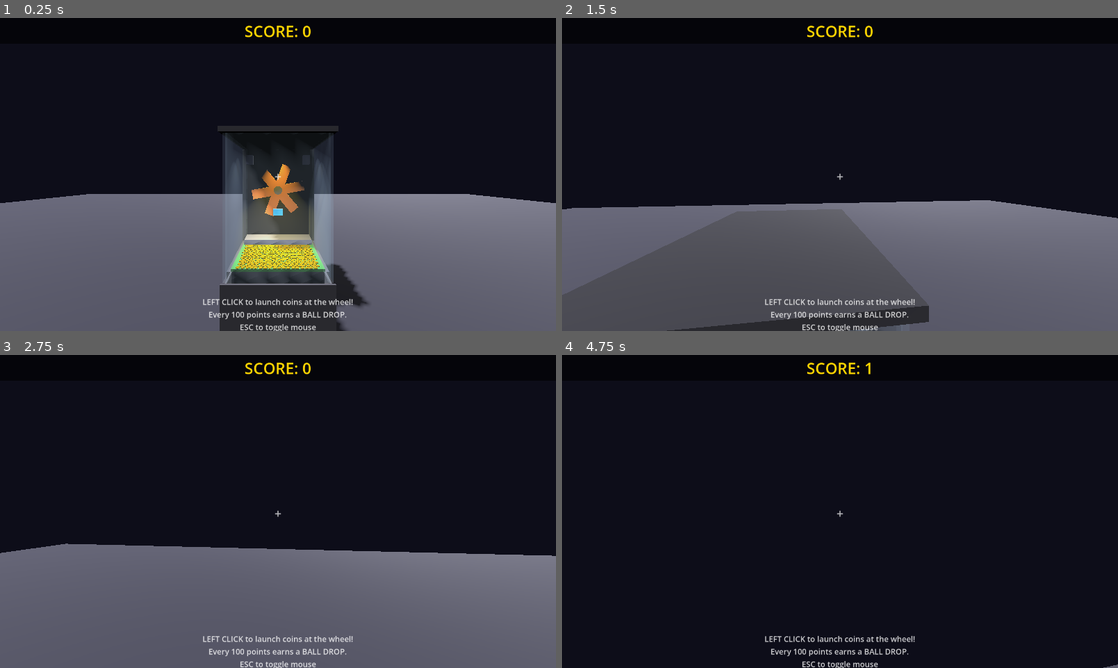
Above: before the commit, frames 1-4 (two rows, left to right).
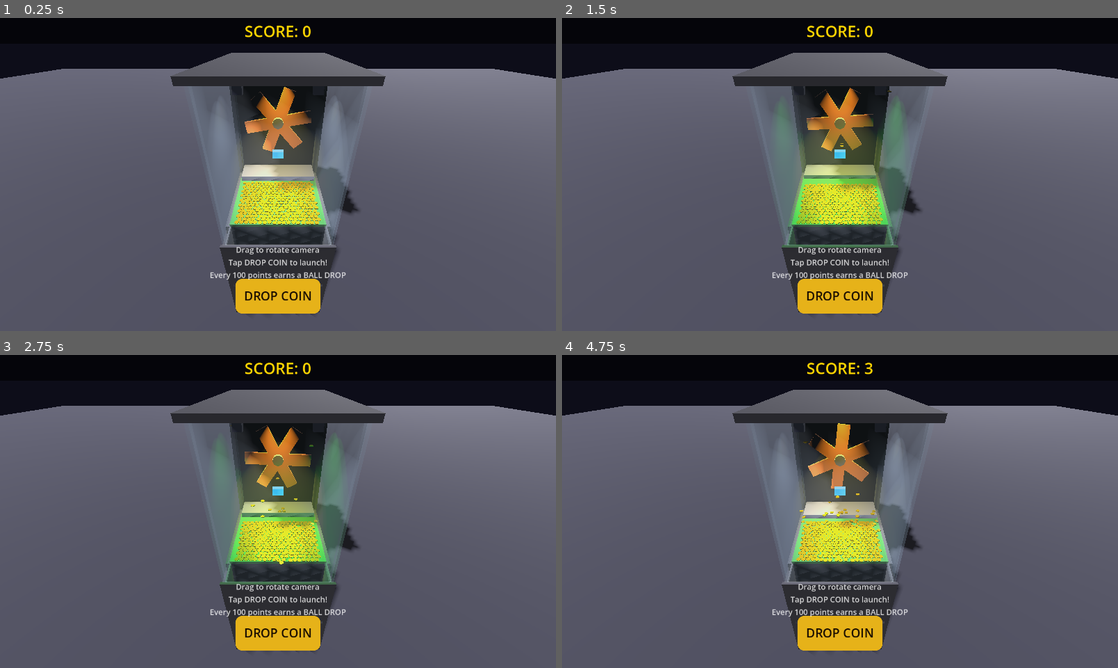
Above: after the commit, the same moments.

Repository: RubenTipparach/coin-pusher-demo
Game: Godot game, scene res://scenes/main.tscn
The game is run twice, just before and just after one commit, with the same random seed, the same clock (stepped at 60 frames per second) and the same inputs.
Inputs (mouse positions are in pixels of both pictures, inside the frame that each line leads up to):
- Up to frame 1 (0.25 s): no input
- Up to frame 2 (1.5 s): click (840, 296) at 0.5 s, where only the run after the commit has a clickable "DROP COIN"; tap Enter at 1.25 s; move the mouse to (867, 174) at 1.27 s; hold W (move_forward, bound only before the commit) from 1.28 s (still down); tap Space (jump, bound only before the commit) at 1.35 s; click (867, 174) at 1.42 s
- Up to frame 3 (2.75 s): keep holding W (move_forward, bound only before the commit); tap Space (jump, bound only before the commit) at 1.52, 1.82, 2.1, 2.27, 2.57 s; tap Enter at 2 s; move the mouse to (250, 511) at 2.02 s; click (250, 511) at 2.17 s
- Up to frame 4 (4.75 s): keep holding W (move_forward, bound only before the commit); tap Enter at 2.75, 3.5, 4.25 s; move the mouse to (851, 505) at 2.77 s; tap Space (jump, bound only before the commit) at 2.85, 3.6, 3.77, 4.07, 4.35, 4.52 s; click (851, 505) at 2.92 s; move the mouse to (834, 517) at 3.52 s; click (834, 517) at 3.67 s; move the mouse to (878, 514) at 4.27 s; click (878, 514) at 4.42 s

The runs differ from the first frame. In frame 1, 54% of the frame differs, in the area x 0-100%, y 11-100%; in frame 2, 55%; in frame 3, 55%; in frame 4, 83%, in the area x 0-100%, y 2-100%.

Commit message:
Add touch-friendly controls for mobile web
Replace FPS-style WASD+mouse controls with an orbit camera and
touch UI:
- Orbit camera: drag (mouse or touch) to rotate around the machine,
  scroll wheel to zoom
- Big "DROP COIN" button instead of left-click to launch coins
- Remove mouse capture, crosshair, and keyboard movement
- Update bonus wheel text from "click" to "tap"

https://claude.ai/code/session_01SpcqDSX3WJSnDUgiqVccbF

Diff:
--- a/scripts/bonus_wheel_ui.gd
+++ b/scripts/bonus_wheel_ui.gd
@@ -18,8 +18,7 @@
 signal prize_won(type: String, value: int)
 
 func _ready():
-	Input.mouse_mode = Input.MOUSE_MODE_VISIBLE
-	tree_exiting.connect(func(): Input.mouse_mode = Input.MOUSE_MODE_CAPTURED)
+	mouse_filter = Control.MOUSE_FILTER_STOP
 
 func _process(delta):
 	match state:
@@ -100,7 +99,7 @@
 	# State text
 	var msg = ""
 	match state:
-		0: msg = "CLICK TO STOP!"
+		0: msg = "TAP TO STOP!"
 		2:
 			var w = _get_winner()
 			msg = "YOU WON: " + segments[w].label + "!"
@@ -108,7 +107,7 @@
 		var mw = font.get_string_size(msg, HORIZONTAL_ALIGNMENT_LEFT, -1, 28).x
 		draw_string(font, Vector2(center.x - mw / 2, center.y + radius + 40), msg, HORIZONTAL_ALIGNMENT_LEFT, -1, 28, Color(1, 0.84, 0))
 	if state == 2:
-		var cont = "Click to continue"
+		var cont = "Tap to continue"
 		var cw = font.get_string_size(cont, HORIZONTAL_ALIGNMENT_LEFT, -1, 20).x
 		draw_string(font, Vector2(center.x - cw / 2, center.y + radius + 75), cont, HORIZONTAL_ALIGNMENT_LEFT, -1, 20, Color(0.8, 0.8, 0.8))
 
--- a/scripts/game_manager.gd
+++ b/scripts/game_manager.gd
@@ -48,27 +48,47 @@
 	score_label.mouse_filter = Control.MOUSE_FILTER_IGNORE
 	panel.add_child(score_label)
 
-	# Crosshair
-	var crosshair = Label.new()
-	crosshair.text = "+"
-	crosshair.add_theme_font_size_override("font_size", 28)
-	crosshair.add_theme_color_override("font_color", Color(1, 1, 1, 0.7))
-	crosshair.horizontal_alignment = HORIZONTAL_ALIGNMENT_CENTER
-	crosshair.vertical_alignment = VERTICAL_ALIGNMENT_CENTER
-	crosshair.anchor_left = 0.5
-	crosshair.anchor_right = 0.5
-	crosshair.anchor_top = 0.5
-	crosshair.anchor_bottom = 0.5
-	crosshair.offset_left = -15
-	crosshair.offset_right = 15
-	crosshair.offset_top = -15
-	crosshair.offset_bottom = 15
-	crosshair.mouse_filter = Control.MOUSE_FILTER_IGNORE
-	ui_root.add_child(crosshair)
+	# Drop Coin button
+	var btn_container = CenterContainer.new()
+	btn_container.anchor_left = 0.5
+	btn_container.anchor_right = 0.5
+	btn_container.anchor_top = 1.0
+	btn_container.anchor_bottom = 1.0
+	btn_container.offset_left = -100
+	btn_container.offset_right = 100
+	btn_container.offset_top = -140
+	btn_container.offset_bottom = -20
+	btn_container.mouse_filter = Control.MOUSE_FILTER_IGNORE
+	ui_root.add_child(btn_container)
+
+	var coin_btn = Button.new()
+	coin_btn.text = "DROP COIN"
+	coin_btn.custom_minimum_size = Vector2(180, 80)
+	coin_btn.add_theme_font_size_override("font_size", 28)
+	var btn_style = StyleBoxFlat.new()
+	btn_style.bg_color = Color(0.9, 0.7, 0.1)
+	btn_style.corner_radius_top_left = 16
+	btn_style.corner_radius_top_right = 16
+	btn_style.corner_radius_bottom_left = 16
+	btn_style.corner_radius_bottom_right = 16
+	btn_style.content_margin_left = 20
+	btn_style.content_margin_right = 20
+	btn_style.content_margin_top = 10
+	btn_style.content_margin_bottom = 10
+	coin_btn.add_theme_stylebox_override("normal", btn_style)
+	var btn_hover = btn_style.duplicate()
+	btn_hover.bg_color = Color(1.0, 0.84, 0.2)
+	coin_btn.add_theme_stylebox_override("hover", btn_hover)
+	var btn_pressed = btn_style.duplicate()
+	btn_pressed.bg_color = Color(0.7, 0.55, 0.05)
+	coin_btn.add_theme_stylebox_override("pressed", btn_pressed)
+	coin_btn.add_theme_color_override("font_color", Color(0.1, 0.05, 0))
+	coin_btn.pressed.connect(_on_coin_btn_pressed)
+	btn_container.add_child(coin_btn)
 
 	# Instructions
 	var instructions = Label.new()
-	instructions.text = "LEFT CLICK to launch coins at the wheel!\nEvery 100 points earns a BALL DROP.\nESC to toggle mouse"
+	instructions.text = "Drag to rotate camera\nTap DROP COIN to launch!\nEvery 100 points earns a BALL DROP"
 	instructions.add_theme_font_size_override("font_size", 18)
 	instructions.add_theme_color_override("font_color", Color(1, 1, 1, 0.8))
 	instructions.horizontal_alignment = HORIZONTAL_ALIGNMENT_CENTER
@@ -76,8 +96,8 @@
 	instructions.anchor_right = 1.0
 	instructions.anchor_top = 1.0
 	instructions.anchor_bottom = 1.0
-	instructions.offset_top = -80
-	instructions.offset_bottom = -20
+	instructions.offset_top = -200
+	instructions.offset_bottom = -150
 	instructions.mouse_filter = Control.MOUSE_FILTER_IGNORE
 	ui_root.add_child(instructions)
 
@@ -146,6 +166,14 @@
 	tw.tween_property(label, "modulate:a", 0.0, 0.5)
 	tw.tween_callback(label.queue_free)
 
+func _on_coin_btn_pressed():
+	if not coin_spawn_point:
+		return
+	var pos = coin_spawn_point.global_position
+	pos += Vector3(randf_range(-0.02, 0.02), randf_range(-0.01, 0.01), 0)
+	var impulse = Vector3(randf_range(-0.004, 0.004), randf_range(-0.002, 0.002), -0.015)
+	spawn_coin(pos, impulse)
+
 func spawn_coin(pos: Vector3, impulse: Vector3 = Vector3.ZERO):
 	if not main_scene:
 		return
--- a/scripts/player.gd
+++ b/scripts/player.gd
@@ -1,85 +1,75 @@
 extends CharacterBody3D
 
-const SPEED = 5.0
-const JUMP_VEL = 4.5
-const MOUSE_SENS = 0.002
+## Orbit camera that works with both mouse drag and touch drag.
+## Pivots around the coin pusher machine.
+
+const ORBIT_SPEED = 0.005
+const ZOOM_SPEED = 0.1
+const MIN_DISTANCE = 0.8
+const MAX_DISTANCE = 3.0
+const MIN_PITCH = -0.3  # slight look-up
+const MAX_PITCH = 1.2   # look down from above
 
 var camera: Camera3D
-var gravity: float = ProjectSettings.get_setting("physics/3d/default_gravity")
+var pivot_point := Vector3(0, 1.1, -0.5)  # center of the machine
+var orbit_yaw := 0.0
+var orbit_pitch := 0.6
+var orbit_distance := 1.5
+
+var _dragging := false
+var _drag_touch_index := -1
 
 func _ready():
-	_setup_input()
-
-	var col = CollisionShape3D.new()
-	var capsule = CapsuleShape3D.new()
-	capsule.radius = 0.35
-	capsule.height = 1.8
-	col.shape = capsule
-	add_child(col)
-
+	# No collision shape needed — we're just a camera holder
 	camera = Camera3D.new()
-	camera.position.y = 0.65
 	camera.current = true
 	add_child(camera)
-
-	Input.mouse_mode = Input.MOUSE_MODE_CAPTURED
-
-func _setup_input():
-	var keys = {
-		"move_forward": KEY_W,
-		"move_backward": KEY_S,
-		"move_left": KEY_A,
-		"move_right": KEY_D,
-		"jump": KEY_SPACE,
-	}
-	for action in keys:
-		if not InputMap.has_action(action):
-			InputMap.add_action(action)
-			var ev = InputEventKey.new()
-			ev.physical_keycode = keys[action]
-			InputMap.action_add_event(action, ev)
+	_update_camera()
 
 func _unhandled_input(event):
-	if event is InputEventMouseMotion and Input.mouse_mode == Input.MOUSE_MODE_CAPTURED:
-		rotate_y(-event.relative.x * MOUSE_SENS)
-		camera.rotate_x(-event.relative.y * MOUSE_SENS)
-		camera.rotation.x = clamp(camera.rotation.x, -1.4, 1.4)
+	# Mouse drag to orbit
+	if event is InputEventMouseButton:
+		if event.button_index == MOUSE_BUTTON_LEFT:
+			_dragging = event.pressed
+		# Scroll to zoom
+		if event.button_index == MOUSE_BUTTON_WHEEL_UP:
+			orbit_distance = max(MIN_DISTANCE, orbit_distance - ZOOM_SPEED)
+			_update_camera()
+		elif event.button_index == MOUSE_BUTTON_WHEEL_DOWN:
+			orbit_distance = min(MAX_DISTANCE, orbit_distance + ZOOM_SPEED)
+			_update_camera()
 
-	if event is InputEventMouseButton and event.pressed and event.button_index == MOUSE_BUTTON_LEFT:
-		if Input.mouse_mode == Input.MOUSE_MODE_CAPTURED:
-			_try_insert_coin()
-		else:
-			Input.mouse_mode = Input.MOUSE_MODE_CAPTURED
+	if event is InputEventMouseMotion and _dragging:
+		orbit_yaw -= event.relative.x * ORBIT_SPEED
+		orbit_pitch = clamp(orbit_pitch + event.relative.y * ORBIT_SPEED, MIN_PITCH, MAX_PITCH)
+		_update_camera()
 
-	if event is InputEventKey and event.pressed and event.keycode == KEY_ESCAPE:
-		if Input.mouse_mode == Input.MOUSE_MODE_CAPTURED:
-			Input.mouse_mode = Input.MOUSE_MODE_VISIBLE
-		else:
-			Input.mouse_mode = Input.MOUSE_MODE_CAPTURED
+	# Touch drag to orbit
+	if event is InputEventScreenTouch:
+		if event.pressed and _drag_touch_index == -1:
+			# Only start drag if not touching a UI button
+			_drag_touch_index = event.index
+			_dragging = true
+		elif not event.pressed and event.index == _drag_touch_index:
+			_drag_touch_index = -1
+			_dragging = false
 
-func _physics_process(delta):
-	if not is_on_floor():
-		velocity.y -= gravity * delta
+	if event is InputEventScreenDrag and event.index == _drag_touch_index:
+		orbit_yaw -= event.relative.x * ORBIT_SPEED
+		orbit_pitch = clamp(orbit_pitch + event.relative.y * ORBIT_SPEED, MIN_PITCH, MAX_PITCH)
+		_update_camera()
 
-	if Input.is_action_just_pressed("jump") and is_on_floor():
-		velocity.y = JUMP_VEL
+func _update_camera():
+	var offset = Vector3(
+		sin(orbit_yaw) * cos(orbit_pitch),
+		sin(orbit_pitch),
+		cos(orbit_yaw) * cos(orbit_pitch)
+	) * orbit_distance
 
-	var input_dir = Input.get_vector("move_left", "move_right", "move_forward", "move_backward")
-	var dir = (transform.basis * Vector3(input_dir.x, 0, input_dir.y)).normalized()
+	global_position = pivot_point + offset
+	camera.global_position = global_position
+	camera.look_at(pivot_point)
 
-	if dir:
-		velocity.x = dir.x * SPEED
-		velocity.z = dir.z * SPEED
-	else:
-		velocity.x = move_toward(velocity.x, 0, SPEED)
-		velocity.z = move_toward(velocity.z, 0, SPEED)
-
-	move_and_slide()
-
-func _try_insert_coin():
-	if not GameManager.coin_spawn_point:
-		return
-	var pos = GameManager.coin_spawn_point.global_position
-	pos += Vector3(randf_range(-0.02, 0.02), randf_range(-0.01, 0.01), 0)
-	var impulse = Vector3(randf_range(-0.004, 0.004), randf_range(-0.002, 0.002), -0.015)
-	GameManager.spawn_coin(pos, impulse)
+func _physics_process(_delta):
+	# Override CharacterBody3D — no physics movement needed
+	pass
